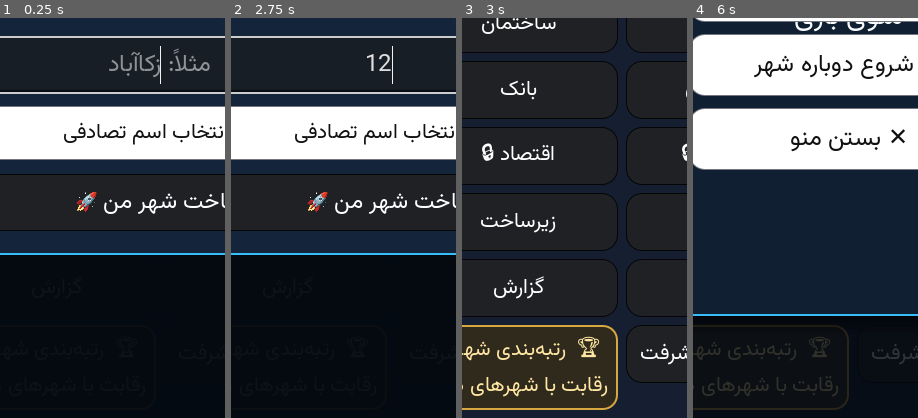
Above: before the commit, frames 1-4 (left to right).
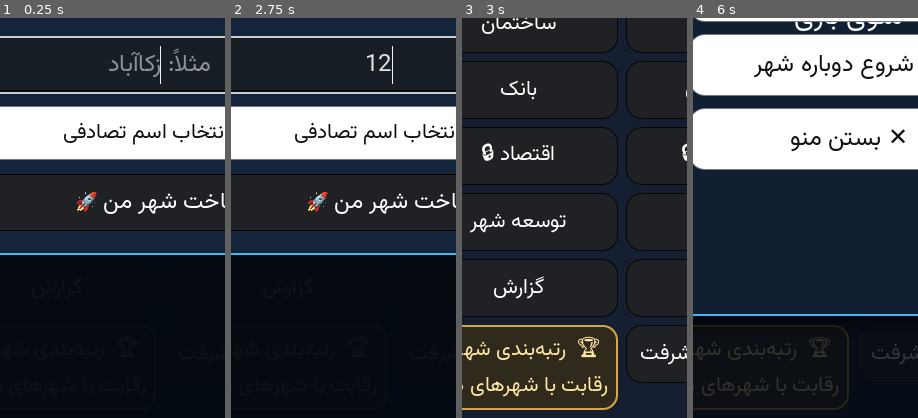
Above: after the commit, the same moments.

Repository: zekainstabot/mini-zeka-city
Game: Godot game, scene res://Main.tscn
Same seed, same stepped clock (60 frames per second), same inputs: the game is played once before the commit and once after it.
Inputs (mouse positions are % of the whole screen's width and height, from its top left):
- Up to frame 1 (0.25 s): no input
- Up to frame 2 (2.75 s): click (50, 56) at 0.52 s; type "12" at 0.6 s; click "شهر من" at 1.25 s; click "شهروندان" at 2 s
- Up to frame 3 (3 s): click (27, 76) at 2.75 s, where only the run before the commit has a clickable "زیرساخت"
- Up to frame 4 (6 s): click (27, 76) at 3.5 s, where only the run after the commit has a clickable "توسعه شهر"; click "انبار" at 4.25 s; click "گزارش" at 5 s; click "☰" at 5.75 s
The pictures show only the part of the screen within x 14-64%, y 50-100%; the shares and areas given below are measured in that part.

Frames 1-2 are identical in both runs. In frame 3, 0.7% of the frame differs, in the area x 3-47%, y 48-54%; in frame 4, nothing differs.

Commit message:
Rename city infrastructure menu to City Development

Diff:
--- a/scripts/Main.gd
+++ b/scripts/Main.gd
@@ -818,7 +818,7 @@
 	nav.add_theme_constant_override("v_separation", 8)
 	root.add_child(nav)
 	navigation_buttons.clear()
-	for item in [{"t":"شهر من","p":"home"},{"t":"ساختمان‌ها","p …(164 unchanged characters)… ":"بازار و تجارت","p":"commerce"},{"t":"زیرساخت و توسعه شهر","p":"transport"},{"t":"انبار" …(121 unchanged characters)…
+	for item in [{"t":"شهر من","p":"home"},{"t":"ساختمان‌ها","p …(164 unchanged characters)… ":"بازار و تجارت","p":"commerce"},{"t":"توسعه شهر","p":"transport"},{"t":"انبار" …(121 unchanged characters)…
 		var nav_item = VBoxContainer.new()
 		nav_item.size_flags_horizontal = Control.SIZE_EXPAND_FILL
 		nav_item.add_theme_constant_override("separation", 2)
@@ -829,7 +829,7 @@
 				"bank": nav_title = "بانک"
 				"private_economy": nav_title = "اقتصاد"
 				"commerce": nav_title = "بازار"
-				"transport": nav_title = "زیرساخت"
+				"transport": nav_title = "توسعه شهر"
 				"missions": nav_title = "پیشرفت"
 				"progress": nav_title = "پیشرفت"
 		var b = Button.new()
